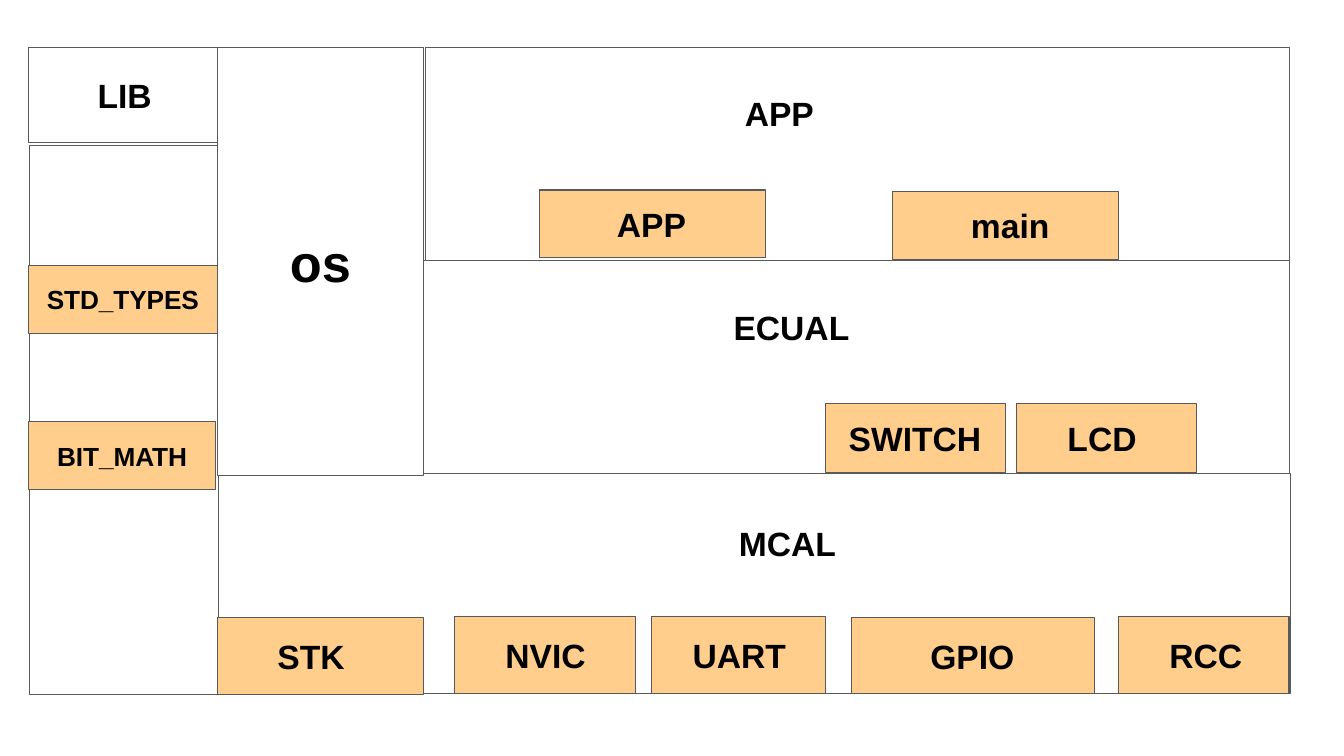
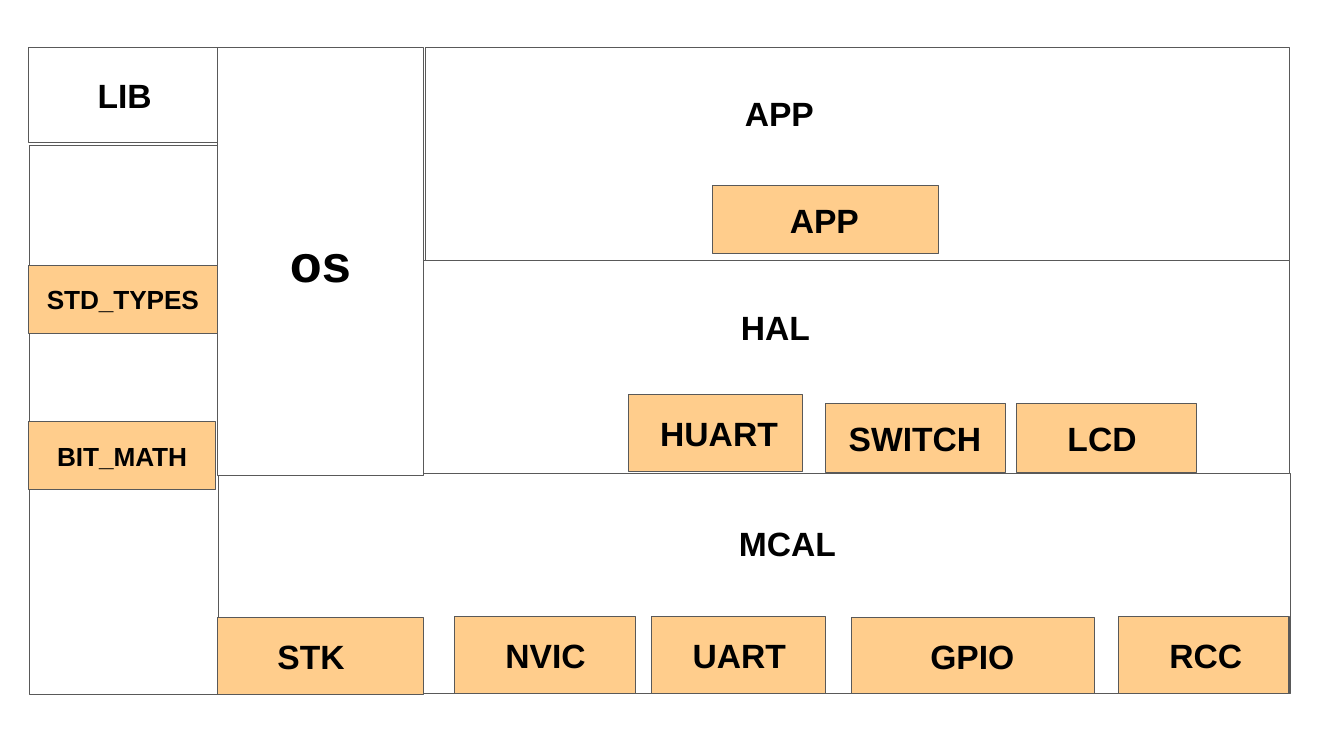
Before and after one commit to BasmaAbdelhakim/CA_project, a slide deck: slide 1 of 05-Documents/static architecture.pptx. Drawn at 1344x756 pixels with LibreOffice and Linux fonts; fonts in the diff are those of the drawing. Boxes give left, top, right and bottom in pixels: in the first picture for what was removed or moved away, otherwise in the second. Text is boxed around its words. In the diff, an @@ line names an element or a change of style, - is before the commit and + after.

```diff
--- a/05-Documents/static architecture.pptx
+++ b/05-Documents/static architecture.pptx
@@ rectangle "APP": place and size @@
-rectangle "APP" at bbox=[539, 191, 766, 258]
+rectangle "APP" at bbox=[713, 186, 940, 253]
@@ rectangle removed at bbox=[892, 192, 1119, 259] @@
-main
@@ text in rectangle at bbox=[741, 317, 810, 340]: text changed @@
-ECUAL
+HAL
@@ rectangle added at bbox=[628, 394, 803, 471], fill #FFCD8C, outline #595959 0.75 pt, 24 pt, text #000000, bold @@
+HUART
```
Also in this commit, not shown: 1 other file.
